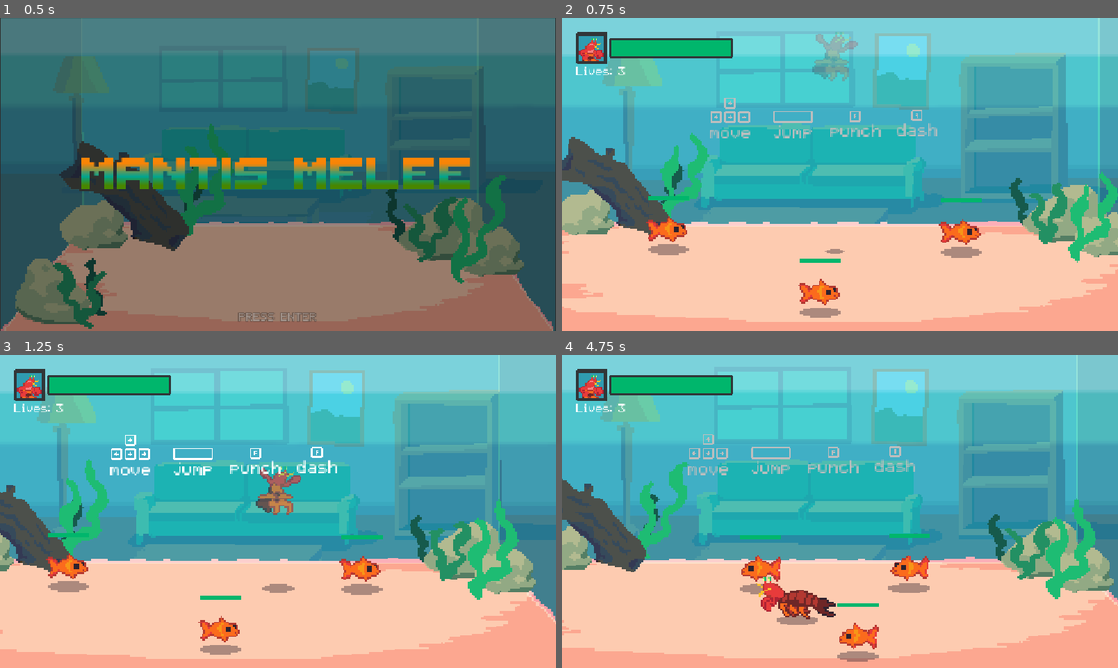
Above: before the commit, frames 1-4 (two rows, left to right).
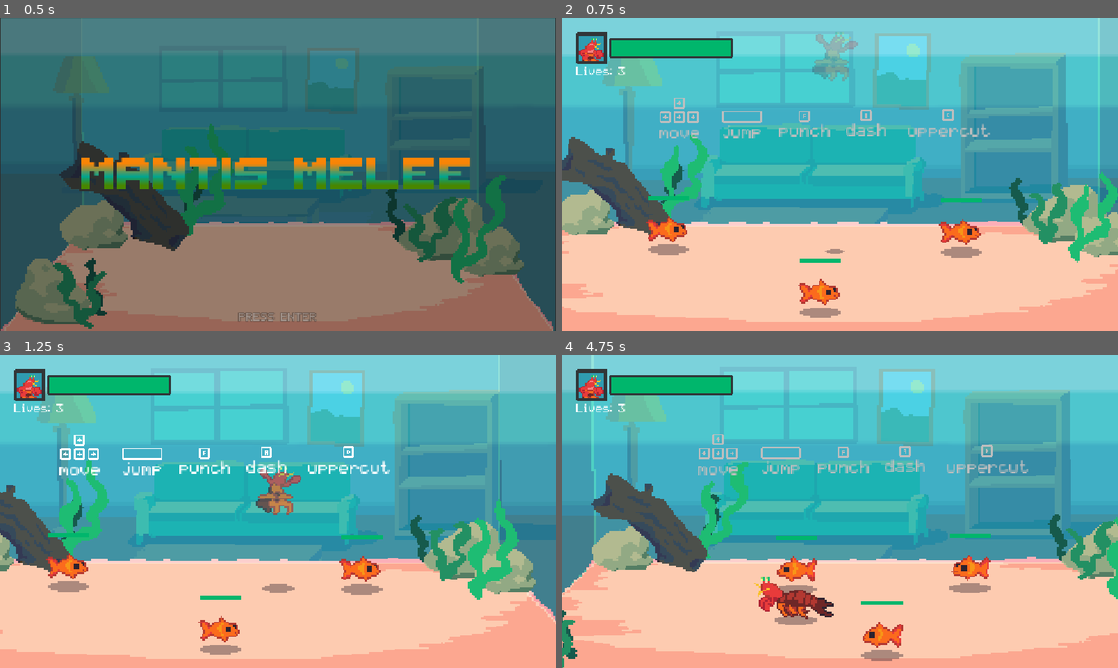
Above: after the commit, the same moments.

Repository: zhang-edward/shrimp-beat-em-up
Game: Godot game, scene res://scenes/Start.tscn
The game is run twice, just before and just after one commit, with the same random seed, the same clock (stepped at 60 frames per second) and the same inputs.
Inputs:
- Up to frame 1 (0.5 s): no input
- Up to frame 2 (0.75 s): tap Enter (start_game) at 0.5 s; hold Right (move_right) from 0.53 s (still down); tap F (attack) at 0.6 s
- Up to frame 3 (1.25 s): keep holding Right (move_right); tap Space (jump) at 0.77, 1.07 s; tap A (dash) at 0.8 s
- Up to frame 4 (4.75 s): release Right (move_right) at 1.28 s; hold Down (move_down) 1.28-2.03 s; tap A (dash) at 1.35, 3.8, 4.35 s; tap Space (jump) at 1.52, 1.82, 2.3, 2.85, 3.02, 3.32, 3.77, 4.07, 4.52 s; tap Enter (start_game) at 1.55, 2.1, 4.55 s; hold Right (move_right) 2.03-2.78 s; hold D (uppercut, bound only after the commit) 2.78-3.53 s; tap F (attack) at 3.05, 3.6 s; hold Left (move_left) from 3.53 s (still down)

Frame 1 is identical in both runs. In frame 2, 1.6% of the frame differs, in the area x 17-77%, y 25-39%; in frame 3, 1.6%; in frame 4, 24%, in the area x 0-100%, y 0-100%.

Commit message:
Make uppercut its own button

Diff:
--- a/prefab/Player.tscn
+++ b/prefab/Player.tscn
@@ -312,11 +312,12 @@
 script = ExtResource("4_vga1c")
 initial_state = NodePath("PlayerSpawnState")
 
-[node name="PlayerMoveState" type="Node" parent="StateMachine" unique_id=1599645225 node_paths=PackedStringArray("jump_state", "punch_state", "dash_state")]
+[node name="PlayerMoveState" type="Node" parent="StateMachine" unique_id=1599645225 node_paths=PackedStringArray("jump_state", "punch_state", "dash_state", "uppercut_state")]
 script = ExtResource("5_dbxf5")
 jump_state = NodePath("../PlayerJumpState")
 punch_state = NodePath("../PlayerPunchState")
 dash_state = NodePath("../PlayerDashState")
+uppercut_state = NodePath("../PlayerUppercutState")
 metadata/_custom_type_script = "uid://deiw0ulusq62o"
 
 [node name="PlayerJumpState" type="Node" parent="StateMachine" unique_id=1612350408 node_paths=PackedStringArray("jump_slam_state", "uppercut_state", "dash_state", "fall_state")]
--- a/project.godot
+++ b/project.godot
@@ -67,6 +67,11 @@
 "events": [Object(InputEventKey,"resource_local_to_scene":false,"resource_name":"","device":-1,"window_id":0,"alt_press …(195 unchanged characters)…
 ]
 }
+uppercut={
+"deadzone": 0.2,
+"events": [Object(InputEventKey,"resource_local_to_scene":false,"resource_name":"","device":-1,"window_id":0,"alt_pressed":false,"shift_pressed":false,"ctrl_pressed":false,"meta_pressed":false,"pressed":false,"keycode":0,"physical_keycode":68,"key_label":0,"unicode":100,"location":0,"echo":false,"script":null)
+]
+}
 
 [layer_names]
 
--- a/scenes/Game.tscn
+++ b/scenes/Game.tscn
@@ -31,6 +31,7 @@
 [ext_resource type="Texture2D" uid="uid://bkaksjf4ytlj8" path="res://sprites/kenney_input_sprites/tile_0167.png" id="33_1fiys"]
 [ext_resource type="Texture2D" uid="uid://b5xctvnyt2bbk" path="res://sprites/kenney_input_sprites/tile_0168.png" id="34_m2g6u"]
 [ext_resource type="Texture2D" uid="uid://c2mo0u5mdb7fb" path="res://sprites/kenney_input_sprites/tile_0169.png" id="35_27c7x"]
+[ext_resource type="Texture2D" uid="uid://xfmknob8fnhb" path="res://sprites/kenney_input_sprites/tile_0122.png" id="35_m1oc7"]
 [ext_resource type="Texture2D" uid="uid://b61b3twh6gpnr" path="res://sprites/kenney_input_sprites/tile_0235.png" id="36_cxum0"]
 [ext_resource type="Texture2D" uid="uid://by4rdakckfvh7" path="res://sprites/kenney_input_sprites/tile_0236.png" id="37_1fiys"]
 [ext_resource type="Texture2D" uid="uid://d0qjeyl2hgcqr" path="res://sprites/kenney_input_sprites/tile_0237.png" id="38_m2g6u"]
@@ -496,7 +497,7 @@
 
 [node name="Tutorial" type="Node2D" parent="." unique_id=556405397]
 unique_name_in_owner = true
-position = Vector2(0, -111)
+position = Vector2(-117, -111)
 scale = Vector2(2, 2)
 
 [node name="A" type="Sprite2D" parent="Tutorial" unique_id=796701201]
@@ -571,3 +572,16 @@
 theme_override_fonts/font = ExtResource("24_1gdd5")
 text = "jump"
 horizontal_alignment = 1
+
+[node name="D" type="Sprite2D" parent="Tutorial" unique_id=64508546]
+position = Vector2(202, -2.5)
+texture = ExtResource("35_m1oc7")
+
+[node name="Uppercut" type="Label" parent="Tutorial" unique_id=1365284787]
+offset_left = 155.0
+offset_top = 5.5
+offset_right = 251.0
+offset_bottom = 28.5
+theme_override_fonts/font = ExtResource("24_1gdd5")
+text = "uppercut"
+horizontal_alignment = 1
--- a/scripts/player_states/PlayerJumpState.gd
+++ b/scripts/player_states/PlayerJumpState.gd
@@ -38,7 +38,6 @@
 
 func update(_delta: float) -> void:
 	if Input.is_action_just_pressed("attack"):
-		if player.z_velocity > -100:
-			state_machine.transition_to(jump_slam_state)
-		elif not player.uppercut_used:
-			state_machine.transition_to(uppercut_state)
+		state_machine.transition_to(jump_slam_state)
+	if Input.is_action_just_pressed("uppercut") and not player.uppercut_used:
+		state_machine.transition_to(uppercut_state)
--- a/scripts/player_states/PlayerMoveState.gd
+++ b/scripts/player_states/PlayerMoveState.gd
@@ -7,6 +7,7 @@
 @export var jump_state: PlayerJumpState
 @export var punch_state: PlayerPunchState
 @export var dash_state: PlayerDashState
+@export var uppercut_state: PlayerUppercutState
 
 var _sprinting: bool
 
@@ -25,6 +26,8 @@
 
 	if Input.is_action_just_pressed("dash"):
 		state_machine.transition_to(dash_state, {"prev_state": self})
+	if Input.is_action_just_pressed("uppercut"):
+		state_machine.transition_to(uppercut_state)
 
 func update(_delta: float) -> void:
 	if Input.is_action_just_pressed("attack"):
